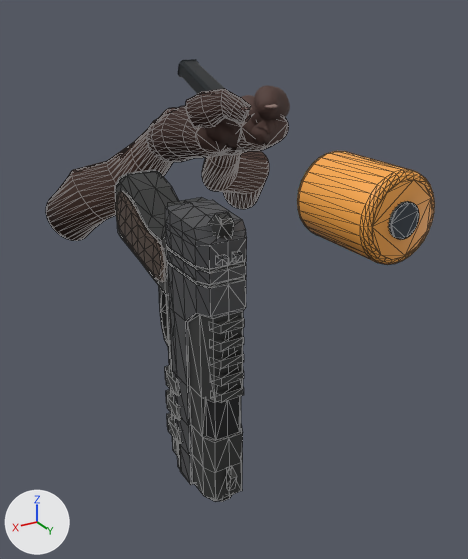
The glTF model client/public/assets/weapons/tempo.glb: old version first, new version second.
Rendered twice from a camera (50 mm lens) standing at (0.338, 0.697, 0.287) and looking at (-0.049, 0.052, -0.035). Arrows for +X, +Y and +Z are at lower left; the lights stay in place. The older version comes first. Mesh edges are drawn as thin lines on the coarser meshes. Where no turn or scale is listed for an object, it has been applied to the vertices.

The first picture shows 'AIRSOFT_ORANGE_TIP_07 - fitted protective orange guard', 'AUTHORED m1911 ChargingHandleGeometry', 'AUTHORED m1911 SpareMagazineGeometry', 'AUTHORED m1911 WeaponBodyGeometry', 'Orange tip / black inset bore', 'tempo TWO_HAND LEFT bare anatomical forearm', 'tempo TWO_HAND LEFT cupped sculpted palm', 'tempo TWO_HAND LEFT opposable thumb', 'tempo TWO_HAND RIGHT bare anatomical forearm', 'tempo TWO_HAND RIGHT cupped sculpted palm', 'tempo TWO_HAND RIGHT finger 1 articulated', 'tempo TWO_HAND RIGHT opposable thumb' and 4 more.
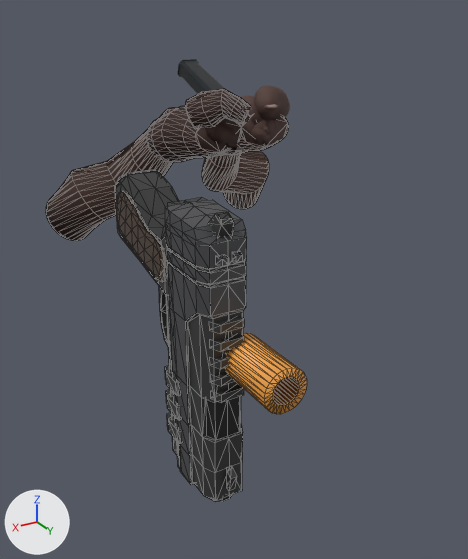
Patch to the scene script:
```diff
--- a/client/public/assets/weapons/tempo.glb.py
+++ b/client/public/assets/weapons/tempo.glb.py
@@ me_hollow_orange_replica_tip_geometry @@
+me_hollow_orange_replica_tip_geometry.from_pydata(...)  # 112 vertices, 168 faces; spans x 0.0644..0.1044, y 0.286..0.352, z -0.0095..0.0305
+me_hollow_orange_replica_tip_geometry.materials.append(mat_airsoft_orange_tip_07)  # orange #fba949
@@ ob_airsoft_orange_tip_07___fitted_protective_orange_guard @@
-ob_airsoft_orange_tip_07___fitted_protective_orange_guard = bpy.data.objects.new('AIRSOFT_ORANGE_TIP_07 - fitted protective orange guard', me_cylinder)
-ob_airsoft_orange_tip_07___fitted_protective_orange_guard.location = (0.0, 0.33, 0.14)
@@ ob_orange_tip___black_inset_bore @@
-ob_orange_tip___black_inset_bore = bpy.data.objects.new('Orange tip / black inset bore', me_cylinder_001)
-ob_orange_tip___black_inset_bore.location = (0.0, 0.331, 0.14)
@@ ob_airsoft_orange_tip_07___fitted_hollow_muzzle_sleeve @@
+ob_airsoft_orange_tip_07___fitted_hollow_muzzle_sleeve = bpy.data.objects.new('AIRSOFT_ORANGE_TIP_07 - fitted hollow muzzle sleeve', me_hollow_orange_replica_tip_geometry)
+ob_airsoft_orange_tip_07___fitted_hollow_muzzle_sleeve.location = (0.0, 0.0, 0.0)
```

Where the change shows, as pixel boxes (x1, y1, x2, y2) in the pictures (468 x 559 px):
'AIRSOFT_ORANGE_TIP_07 - fitted protective orange guard', deleted (orange)
    before: (297, 151, 435, 265)
'AIRSOFT_ORANGE_TIP_07 - fitted hollow muzzle sleeve', added (orange)
    after: (225, 333, 307, 414)
'Orange tip / black inset bore', deleted
    before: (388, 201, 419, 239)
